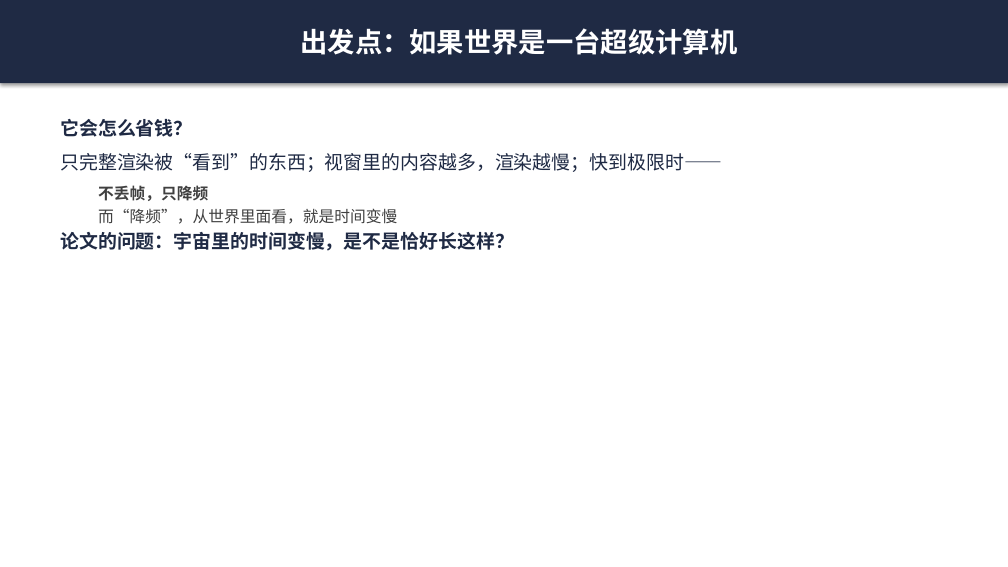
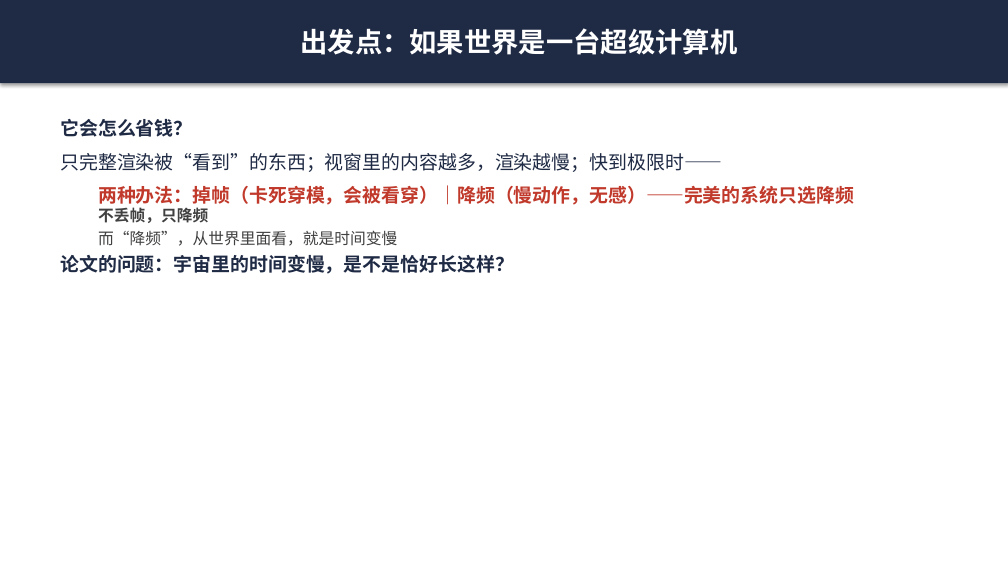
Before and after one commit to purelover/load-capacity-time-dilation, a slide deck: slide 2 of plain-language-slides.pptx. Drawn at 1008x567 pixels with LibreOffice and Linux fonts; fonts in the diff are those of the drawing. Boxes give left, top, right and bottom in pixels: in the first picture for what was removed or moved away, otherwise in the second. Text is boxed around its words. In the diff, an @@ line names an element or a change of style, - is before the commit and + after.

```diff
--- a/plain-language-slides.pptx
+++ b/plain-language-slides.pptx
@@ text at [98,185,854,205]: paragraph added @@
+  两种办法：掉帧（卡死穿模，会被看穿）｜降频（慢动作，无感）——完美的系统只选降频
```
Also in this commit, not shown: 1 other slide changed, 3 other files.
